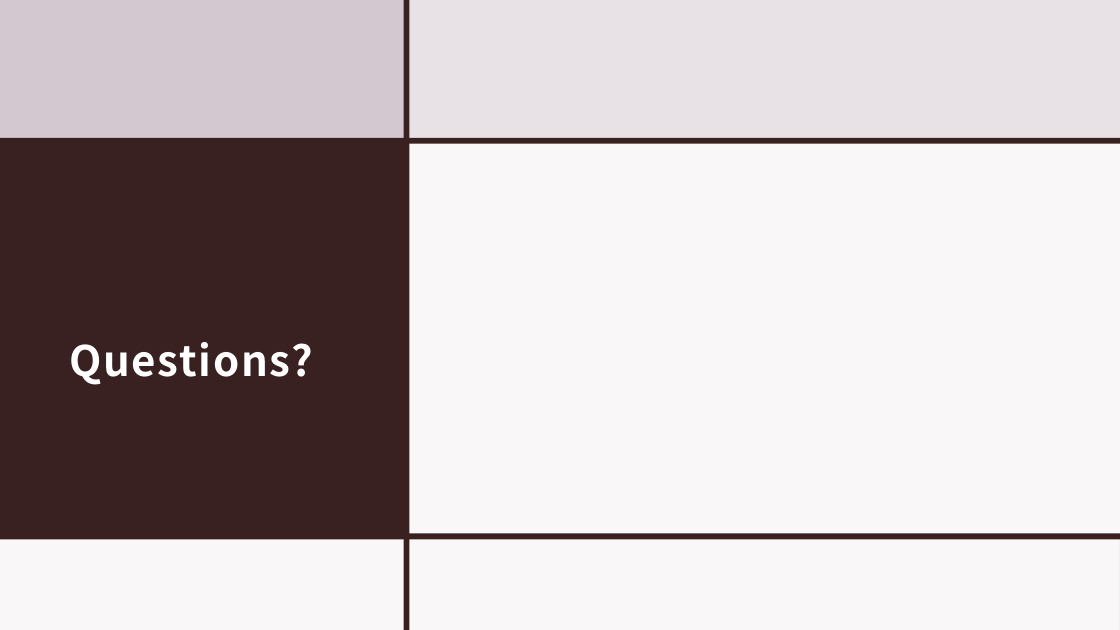
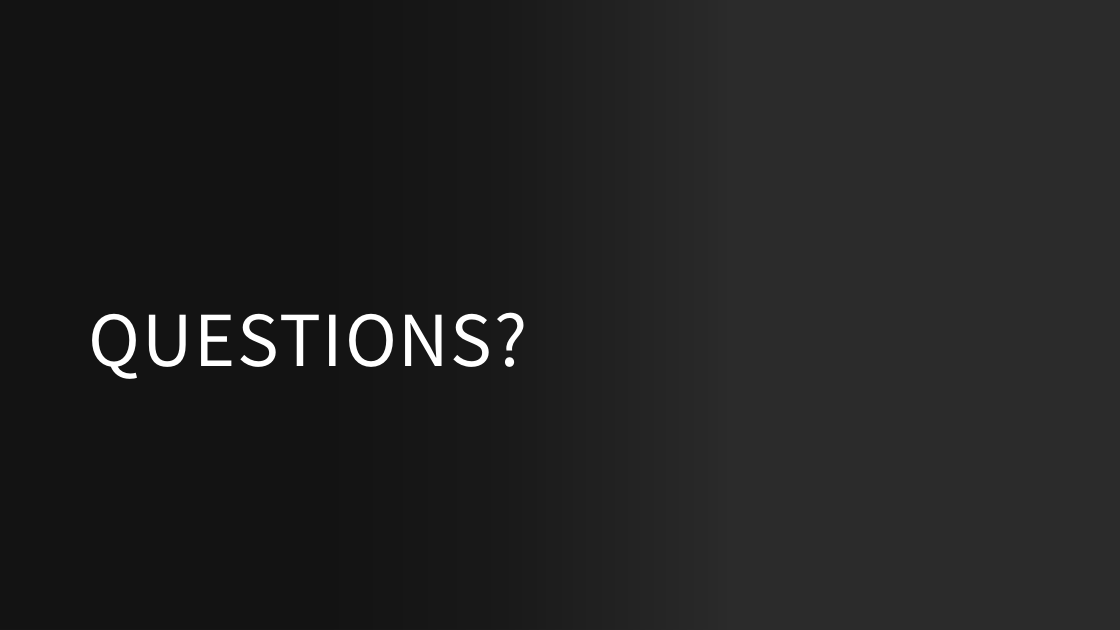
Before and after one commit to IADT-projects/y4-project-CjayGonzales, a slide deck: slide 13 of Docs/Interim Presentation.pptx (slide 10 before the commit). Drawn at 1120x630 pixels with LibreOffice and Linux fonts; fonts in the diff are those of the drawing; background and template pictures are left out; a plain dark background stands for a picture behind light text. Boxes give left, top, right and bottom in pixels: in the first picture for what was removed or moved away, otherwise in the second. Text is boxed around its words. In the diff, an @@ line names an element or a change of style, - is before the commit and + after.

```diff
--- a/Docs/Interim Presentation.pptx
+++ b/Docs/Interim Presentation.pptx
@@ background #E8E2E6 to picture (left out) @@
@@ rectangle removed at (0,0,407,139) @@
@@ rectangle added at (0,0,750,630), fill gradient #000000 @@
@@ rectangle at (689,0,695,630): rotation 0 to 90 degrees @@
@@ rectangle: place and size @@
-rectangle at (407,139,1120,539)
+rectangle at (696,0,1120,630)
@@ rectangle at (696,0,1120,630): mirrored @@
@@ title "QUESTIONS?" at (89,312,528,379): vertical alignment middle to bottom @@
@@ rectangle removed at (0,138,407,539) @@
@@ rectangle removed at (0,138,1120,144) @@
@@ title at (89,312,528,379): text changed; size 36 to 60 pt; bold off @@
-Questions?
+QUESTIONS?
@@ rectangle removed at (0,539,1120,630) @@
@@ rectangle removed at (0,534,1120,539) @@
```
Also in this commit, not shown: 4 other slides changed, 9 slides added, 6 slides removed.
